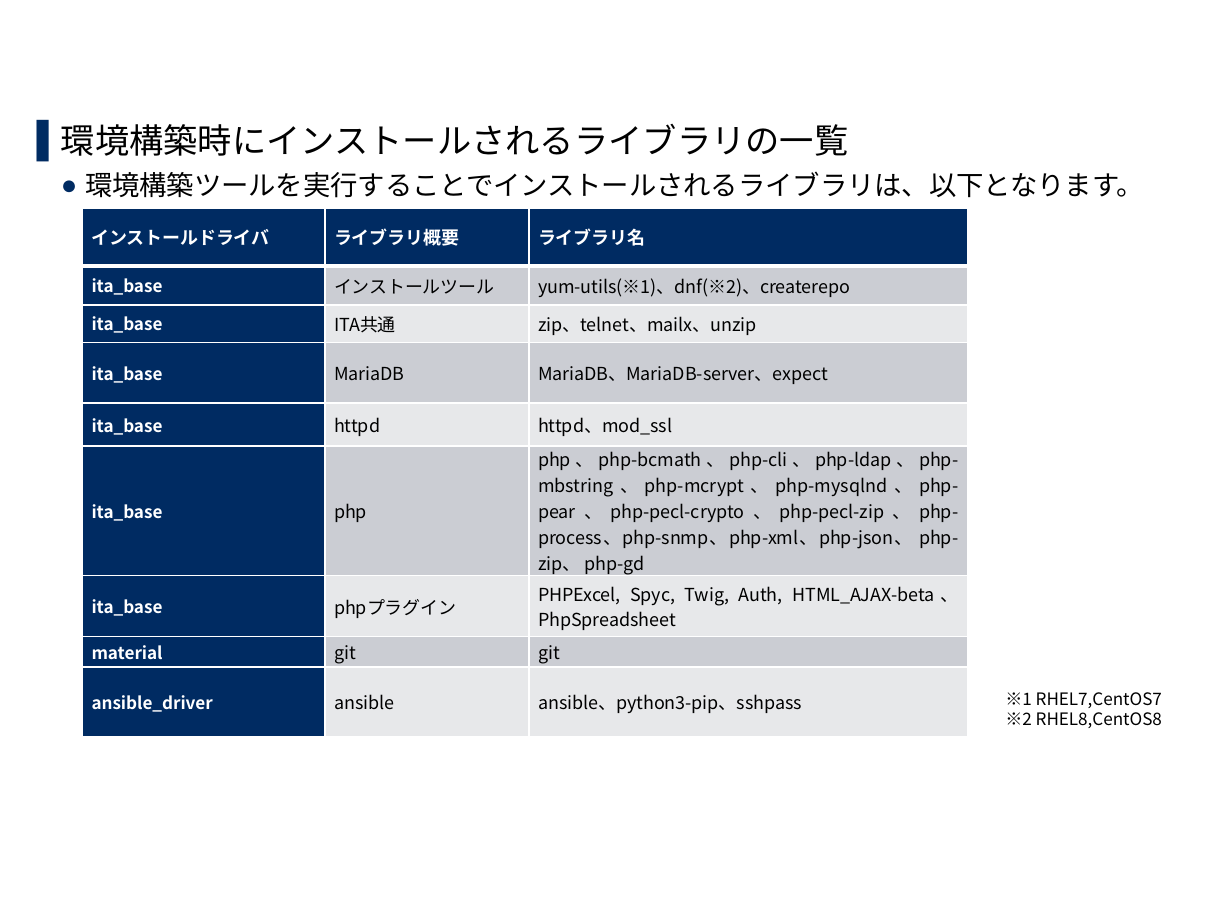
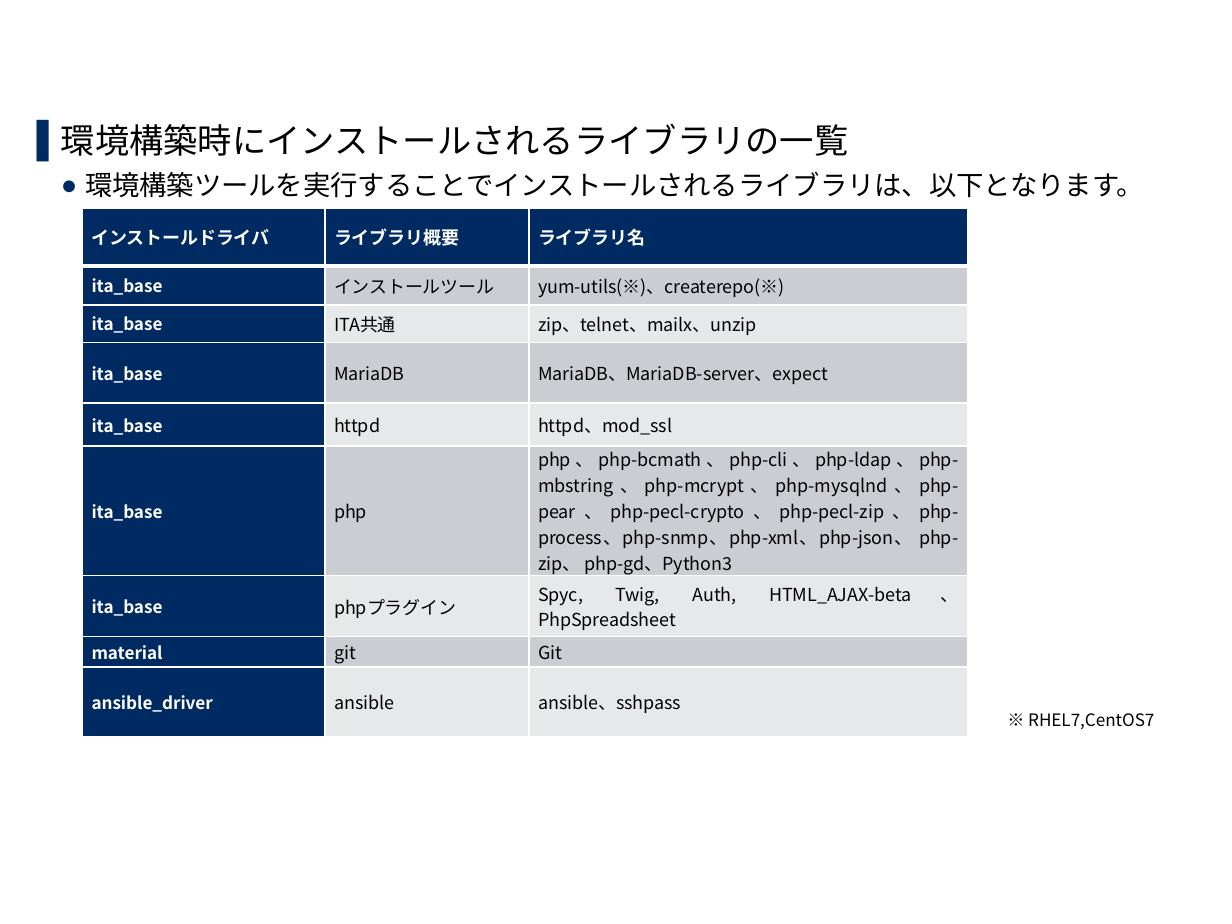
Before and after one commit to exastro-suite/it-automation-docs, a slide deck: slide 19 of asset/Learn_ja/ITA-online-install_ja.pptx. Drawn at 1232x924 pixels with LibreOffice and Linux fonts; fonts in the diff are those of the drawing; background and template pictures are left out. Boxes give left, top, right and bottom in pixels: in the first picture for what was removed or moved away, otherwise in the second. Text is boxed around its words. In the diff, an @@ line names an element or a change of style, - is before the commit and + after.

Commit message:
2020/01/16 16:01:16

```diff
--- a/asset/Learn_ja/ITA-online-install_ja.pptx
+++ b/asset/Learn_ja/ITA-online-install_ja.pptx
@@ table at (83,208,968,737) @@
-row 2, column 3: yum-utils(※1)、dnf(※2)、createrepo
+row 2, column 3: yum-utils(※)、createrepo(※)
-row 6, column 3: php、php-bcmath、php-cli、php-ldap、php-mbstring、php-mcrypt、php-mysqlnd、php-pear、php-pecl-crypto、php-pecl-zip、php-process、php-snmp、php-xml、php-json、 php-zip、 php-gd
+row 6, column 3: php、php-bcmath、php-cli、php-ldap、php-mbstring、php-mcrypt、php-mysqlnd、php-pear、php-pecl-crypto、php-pecl-zip、php-process、php-snmp、php-xml、php-json、 php-zip、 php-gd、Python3
-row 7, column 3: PHPExcel, Spyc, Twig, Auth, HTML_AJAX-beta、PhpSpreadsheet
+row 7, column 3: Spyc, Twig, Auth, HTML_AJAX-beta、PhpSpreadsheet
-row 8, column 3: git
+row 8, column 3: Git
-row 9, column 3: ansible、python3-pip、sshpass
+row 9, column 3: ansible、sshpass
@@ text at (1028,713,1154,729): text changed @@
-※1 RHEL7,CentOS7
-※2 RHEL8,CentOS8
+※ RHEL7,CentOS7
```
Also in this commit, not shown: 1 other slide changed.
